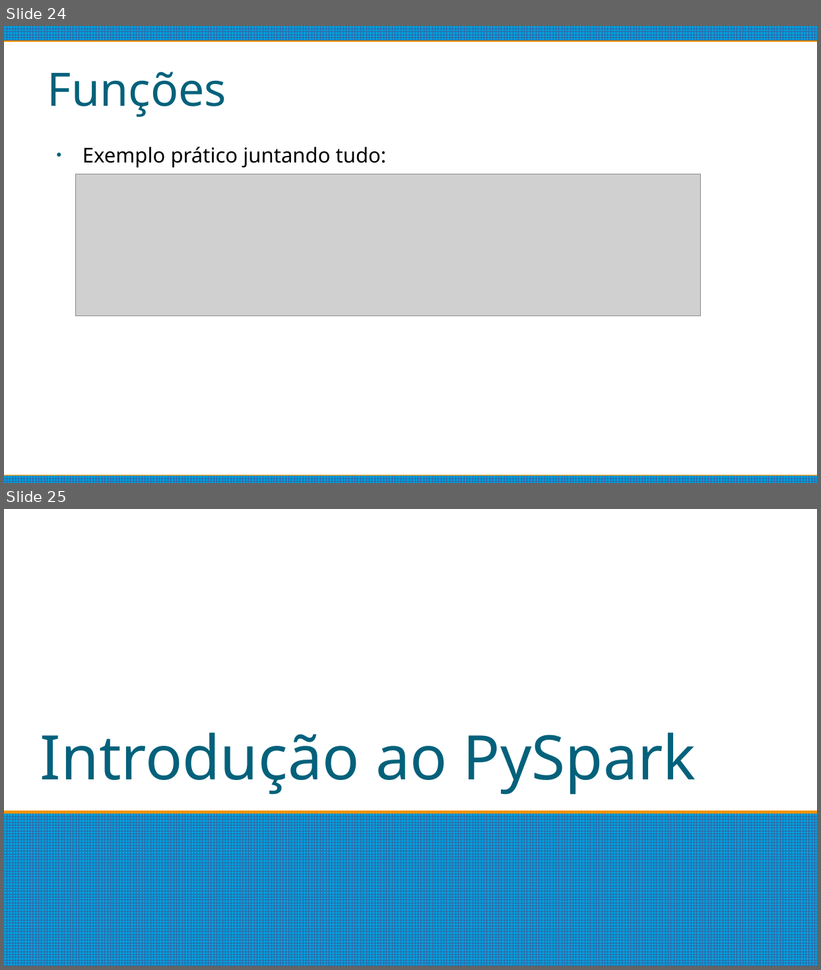
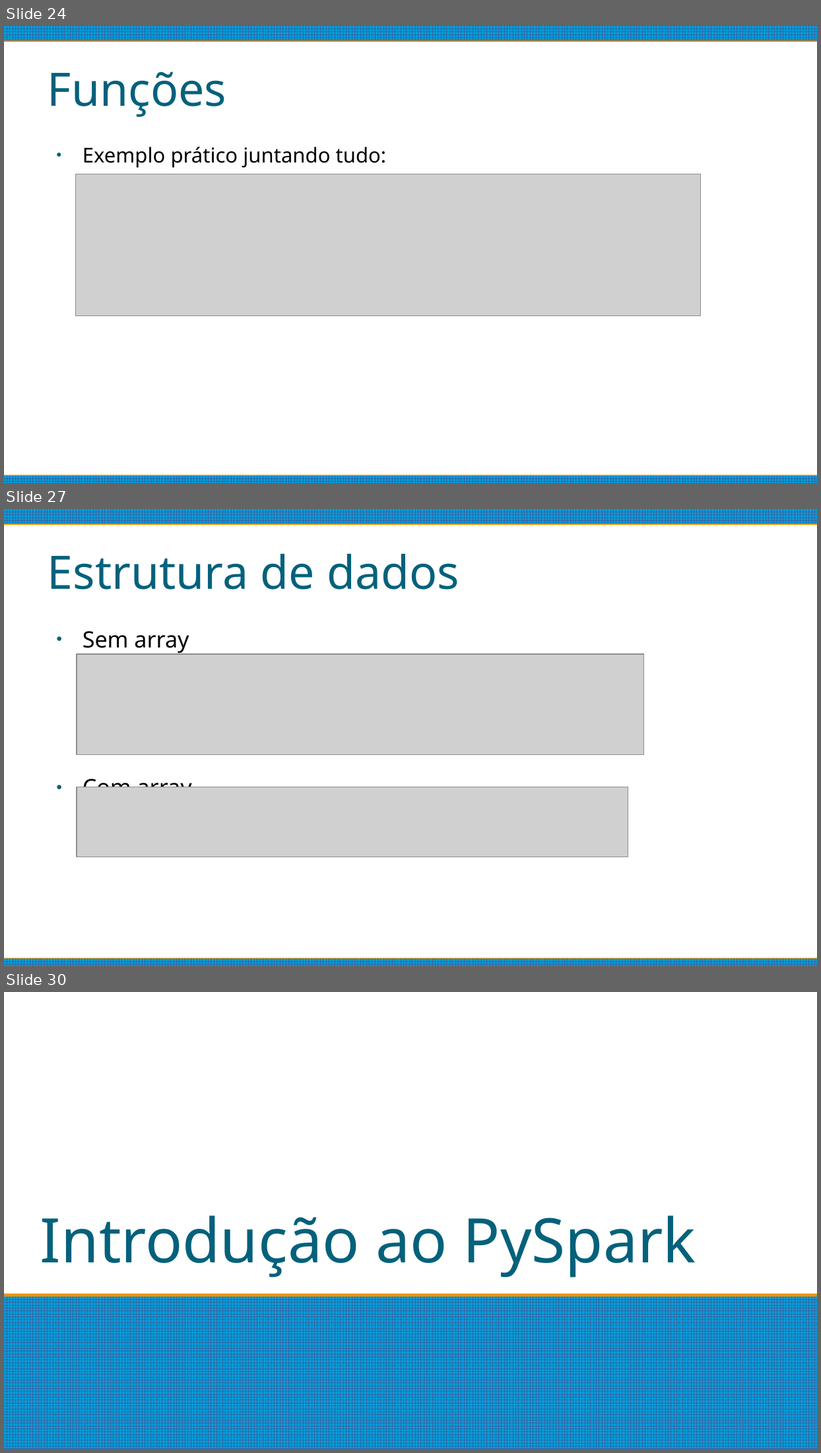
Before and after one commit to matheushpalves/estacioBigData, a slide deck: Introdução.odp. Shown one above the other, each under a label of ours: slides 24 and 25 before the commit, slides 24, 27 and 30 after it; the slides between them are not shown. The pictures are 821x970 and 821x1453 pixels, drawn with LibreOffice and Linux fonts; fonts in the diff are those of the drawing; grey boxes stand for pictures. Boxes give left, top, right and bottom in pixels: in the first picture for what was removed or moved away, otherwise in the second. Text is boxed around its words. In the diff, an @@ line names an element or a change of style, - is before the commit and + after.

```diff
--- a/Introdução.odp
+++ b/Introdução.odp
@@ slide 27 added at [4,509,817,966], background #FFFFFF; not listed: 2 template elements that a slide beside it also shows @@
@@ title added at [48,554,459,590], 45 pt, text #04617B @@
+Estrutura de dados
@@ text added at [83,631,192,788], 22 pt, text #000000 @@
+● Sem array
+● Com array
@@ picture added at [77,654,644,755] @@
@@ picture added at [77,787,628,857] @@
@@ what was slide 25 is now slide 30 @@
```
Also in this commit, not shown: 4 other slides added.
